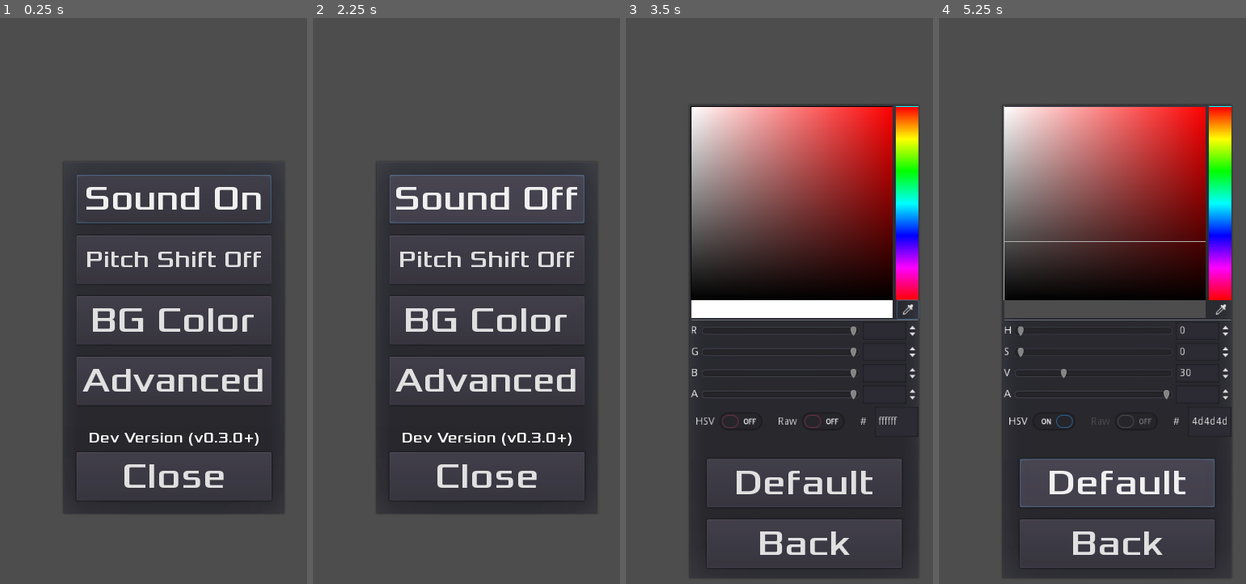
Above: before the commit, frames 1-4 (left to right).
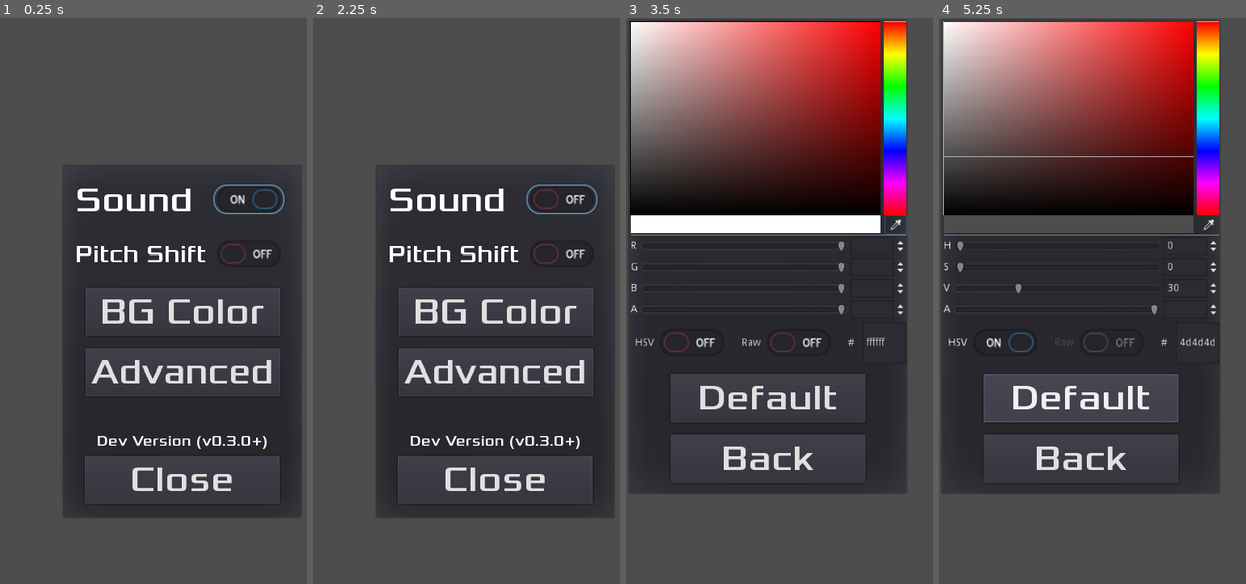
Above: after the commit, the same moments.

Repository: tomas7770/RunJump
Game: Godot game, scene res://scenes/SettingsHUD/SettingsHUD.tscn
The game is run twice, just before and just after one commit, with the same random seed, the same clock (stepped at 60 frames per second) and the same inputs. This scene is started directly instead of the project's main scene.
Inputs (mouse positions are in pixels of both pictures, inside the frame that each line leads up to; where the layout moved, square brackets give the same spot in the first picture):
- Up to frame 1 (0.25 s): no input
- Up to frame 2 (2.25 s): click (484, 199) at 0.5 s, where only the run before the commit has a clickable "Sound On"; click (484, 199) at 1.25 s, where only the run before the commit has a clickable "Sound Off"; click (561, 199) at 2.02 s
- Up to frame 3 (3.5 s): click "BG Color" at 2.75 s
- Up to frame 4 (5.25 s): click (1209, 227) [1221, 312] at 3.5 s; click "HSV" at 4.25 s; click "Default" at 5 s

The runs differ from the first frame. In frame 1, 13% of the frame differs, in the area x 22-99%, y 26-89%; in frame 2, 16%; in frame 3, 62%; in frame 4, 64%, in the area x 0-96%, y 0-99%.

Commit message:
Use CheckButtons for Sound and Pitch Shift toggles

Diff:
--- a/scenes/SettingsHUD/SettingsHUD.gd
+++ b/scenes/SettingsHUD/SettingsHUD.gd
@@ -22,29 +22,27 @@
 			_on_CloseButton_pressed()
 
 func update_mute(muted):
+	var button = settings_list.get_node("SoundContainer").get_node("CheckButton")
 	if muted:
-		settings_list.get_node("MuteButton").text = str("Sound Off")
+		button.set_pressed_no_signal(false)
 	else:
-		settings_list.get_node("MuteButton").text = str("Sound On")
+		button.set_pressed_no_signal(true)
 
 func update_sfxshift(enabled):
+	var button = settings_list.get_node("SFXShiftContainer").get_node("CheckButton")
 	if enabled:
-		settings_list.get_node("SFXShiftButton").text = str("Pitch Shift On")
+		button.set_pressed_no_signal(true)
 	else:
-		settings_list.get_node("SFXShiftButton").text = str("Pitch Shift Off")
+		button.set_pressed_no_signal(false)
 
 func _submenu_open():
 	return color_settings.visible or adv_settings.visible
 
-func _on_MuteButton_pressed():
-	var isMuted = GlobalVariables.sound_mute
-	GlobalVariables.mute_set(!isMuted)
-	update_mute(!isMuted)
+func _on_MuteButton_toggled(button_pressed):
+	GlobalVariables.mute_set(!button_pressed)
 
-func _on_SFXShiftButton_pressed():
-	var isShift = GlobalVariables.sound_shift
-	GlobalVariables.sfxshift_set(!isShift)
-	update_sfxshift(!isShift)
+func _on_SFXShiftButton_toggled(button_pressed):
+	GlobalVariables.sfxshift_set(button_pressed)
 
 func _on_CloseButton_pressed():
 	queue_free()
--- a/scenes/SettingsHUD/SettingsHUD.tscn
+++ b/scenes/SettingsHUD/SettingsHUD.tscn
@@ -1,15 +1,34 @@
-[gd_scene load_steps=9 format=2]
+[gd_scene load_steps=17 format=2]
 
 [ext_resource path="res://fonts/Xolonium-Regular.ttf" type="DynamicFontData" id=1]
 [ext_resource path="res://scenes/SettingsHUD/SettingsHUD.gd" type="Script" id=2]
-
-[sub_resource type="DynamicFont" id=1]
+[ext_resource path="res://graphics/custom_ui/toggle_off_disabled.png" type="Texture" id=3]
+[ext_resource path="res://graphics/custom_ui/toggle_on.png" type="Texture" id=4]
+[ext_resource path="res://graphics/custom_ui/toggle_off.png" type="Texture" id=5]
+[ext_resource path="res://graphics/custom_ui/toggle_on_disabled.png" type="Texture" id=6]
+[ext_resource path="res://graphics/custom_ui/checkbutton_focus.png" type="Texture" id=7]
+
+[sub_resource type="Theme" id=8]
+CheckButton/icons/off = ExtResource( 5 )
+CheckButton/icons/off_disabled = ExtResource( 3 )
+CheckButton/icons/on = ExtResource( 4 )
+CheckButton/icons/on_disabled = ExtResource( 6 )
+
+[sub_resource type="DynamicFont" id=9]
 size = 46
 font_data = ExtResource( 1 )
 
-[sub_resource type="DynamicFont" id=2]
+[sub_resource type="StyleBoxTexture" id=11]
+texture = ExtResource( 7 )
+region_rect = Rect2( 0, 0, 96, 48 )
+
+[sub_resource type="DynamicFont" id=10]
 size = 32
 font_data = ExtResource( 1 )
+
+[sub_resource type="StyleBoxTexture" id=12]
+texture = ExtResource( 7 )
+region_rect = Rect2( 0, 0, 96, 48 )
 
 [sub_resource type="DynamicFont" id=3]
 size = 48
@@ -35,6 +54,7 @@
 anchor_right = 1.0
 anchor_bottom = 1.0
 mouse_filter = 2
+theme = SubResource( 8 )
 __meta__ = {
 "_edit_use_anchors_": false
 }
@@ -45,9 +65,9 @@
 anchor_right = 0.5
 anchor_bottom = 0.5
 margin_left = -160.0
-margin_top = -240.0
-margin_right = 138.0
-margin_bottom = 230.0
+margin_top = -235.0
+margin_right = 160.0
+margin_bottom = 235.0
 popup_exclusive = true
 __meta__ = {
 "_edit_use_anchors_": false
@@ -56,9 +76,9 @@
 [node name="ScrollContainer" type="ScrollContainer" parent="HUD_Container/MainSettings"]
 anchor_left = 0.5
 anchor_right = 0.5
-margin_left = -129.0
+margin_left = -142.5
 margin_top = 20.0
-margin_right = 129.0
+margin_right = 142.5
 margin_bottom = 350.0
 scroll_horizontal_enabled = false
 __meta__ = {
@@ -66,36 +86,60 @@
 }
 
 [node name="VBoxContainer" type="VBoxContainer" parent="HUD_Container/MainSettings/ScrollContainer"]
-margin_right = 258.0
-margin_bottom = 304.0
+margin_right = 285.0
+margin_bottom = 288.0
 custom_constants/separation = 16
 
-[node name="MuteButton" type="Button" parent="HUD_Container/MainSettings/ScrollContainer/VBoxContainer"]
-margin_right = 258.0
-margin_bottom = 64.0
+[node name="SoundContainer" type="HBoxContainer" parent="HUD_Container/MainSettings/ScrollContainer/VBoxContainer"]
+margin_right = 285.0
+margin_bottom = 56.0
+
+[node name="Label" type="Label" parent="HUD_Container/MainSettings/ScrollContainer/VBoxContainer/SoundContainer"]
+margin_right = 173.0
+margin_bottom = 56.0
+size_flags_horizontal = 3
+custom_fonts/font = SubResource( 9 )
+text = "Sound"
+
+[node name="CheckButton" type="CheckButton" parent="HUD_Container/MainSettings/ScrollContainer/VBoxContainer/SoundContainer"]
+margin_left = 177.0
+margin_right = 285.0
+margin_bottom = 56.0
+custom_styles/focus = SubResource( 11 )
+pressed = true
+__meta__ = {
+"_edit_use_anchors_": false
+}
+
+[node name="SFXShiftContainer" type="HBoxContainer" parent="HUD_Container/MainSettings/ScrollContainer/VBoxContainer"]
+margin_top = 72.0
+margin_right = 285.0
+margin_bottom = 128.0
+
+[node name="Label" type="Label" parent="HUD_Container/MainSettings/ScrollContainer/VBoxContainer/SFXShiftContainer"]
+margin_top = 8.0
+margin_right = 173.0
+margin_bottom = 47.0
+size_flags_horizontal = 3
+custom_fonts/font = SubResource( 10 )
+text = "Pitch Shift"
+
+[node name="CheckButton" type="CheckButton" parent="HUD_Container/MainSettings/ScrollContainer/VBoxContainer/SFXShiftContainer"]
+margin_left = 177.0
+margin_right = 285.0
+margin_bottom = 56.0
+custom_styles/focus = SubResource( 12 )
+__meta__ = {
+"_edit_use_anchors_": false
+}
+
+[node name="ColorButton" type="Button" parent="HUD_Container/MainSettings/ScrollContainer/VBoxContainer"]
+margin_left = 13.0
+margin_top = 144.0
+margin_right = 271.0
+margin_bottom = 208.0
 rect_min_size = Vector2( 258, 64 )
-custom_fonts/font = SubResource( 1 )
-text = "Sound On"
-__meta__ = {
-"_edit_use_anchors_": false
-}
-
-[node name="SFXShiftButton" type="Button" parent="HUD_Container/MainSettings/ScrollContainer/VBoxContainer"]
-margin_top = 80.0
-margin_right = 258.0
-margin_bottom = 144.0
-rect_min_size = Vector2( 258, 64 )
-custom_fonts/font = SubResource( 2 )
-text = "Pitch Shift Off"
-__meta__ = {
-"_edit_use_anchors_": false
-}
-
-[node name="ColorButton" type="Button" parent="HUD_Container/MainSettings/ScrollContainer/VBoxContainer"]
-margin_top = 160.0
-margin_right = 258.0
-margin_bottom = 224.0
-rect_min_size = Vector2( 258, 64 )
+size_flags_horizontal = 4
 custom_fonts/font = SubResource( 3 )
 text = "BG Color"
 __meta__ = {
@@ -103,10 +147,12 @@
 }
 
 [node name="AdvButton" type="Button" parent="HUD_Container/MainSettings/ScrollContainer/VBoxContainer"]
-margin_top = 240.0
-margin_right = 258.0
-margin_bottom = 304.0
+margin_left = 13.0
+margin_top = 224.0
+margin_right = 271.0
+margin_bottom = 288.0
 rect_min_size = Vector2( 258, 64 )
+size_flags_horizontal = 4
 custom_fonts/font = SubResource( 7 )
 text = "Advanced"
 clip_text = true
@@ -150,9 +196,9 @@
 anchor_top = 0.5
 anchor_right = 0.5
 anchor_bottom = 0.5
-margin_left = -160.0
+margin_left = -190.0
 margin_top = -315.0
-margin_right = 156.0
+margin_right = 190.0
 margin_bottom = 315.0
 rect_min_size = Vector2( 0, 630 )
 popup_exclusive = true
@@ -245,8 +291,8 @@
 "_edit_use_anchors_": false
 }
 
-[connection signal="pressed" from="HUD_Container/MainSettings/ScrollContainer/VBoxContainer/MuteButton" to="." method="_on_MuteButton_pressed"]
-[connection signal="pressed" from="HUD_Container/MainSettings/ScrollContainer/VBoxContainer/SFXShiftButton" to="." method="_on_SFXShiftButton_pressed"]
+[connection signal="toggled" from="HUD_Container/MainSettings/ScrollContainer/VBoxContainer/SoundContainer/CheckButton" to="." method="_on_MuteButton_toggled"]
+[connection signal="toggled" from="HUD_Container/MainSettings/ScrollContainer/VBoxContainer/SFXShiftContainer/CheckButton" to="." method="_on_SFXShiftButton_toggled"]
 [connection signal="pressed" from="HUD_Container/MainSettings/ScrollContainer/VBoxContainer/ColorButton" to="." method="_on_ColorButton_pressed"]
 [connection signal="pressed" from="HUD_Container/MainSettings/ScrollContainer/VBoxContainer/AdvButton" to="." method="_on_AdvButton_pressed"]
 [connection signal="pressed" from="HUD_Container/MainSettings/CloseButton" to="." method="_on_CloseButton_pressed"]
Binary file added: graphics/custom_ui/checkbutton_focus.png
Not shown, added: graphics/custom_ui/checkbutton_focus.png.import
Binary file added: graphics/custom_ui/toggle_off.png
Not shown, added: graphics/custom_ui/toggle_off.png.import
Binary file added: graphics/custom_ui/toggle_off_disabled.png
Not shown, added: graphics/custom_ui/toggle_off_disabled.png.import
Binary file added: graphics/custom_ui/toggle_on.png
Not shown, added: graphics/custom_ui/toggle_on.png.import
Binary file added: graphics/custom_ui/toggle_on_disabled.png
Not shown, added: graphics/custom_ui/toggle_on_disabled.png.import
